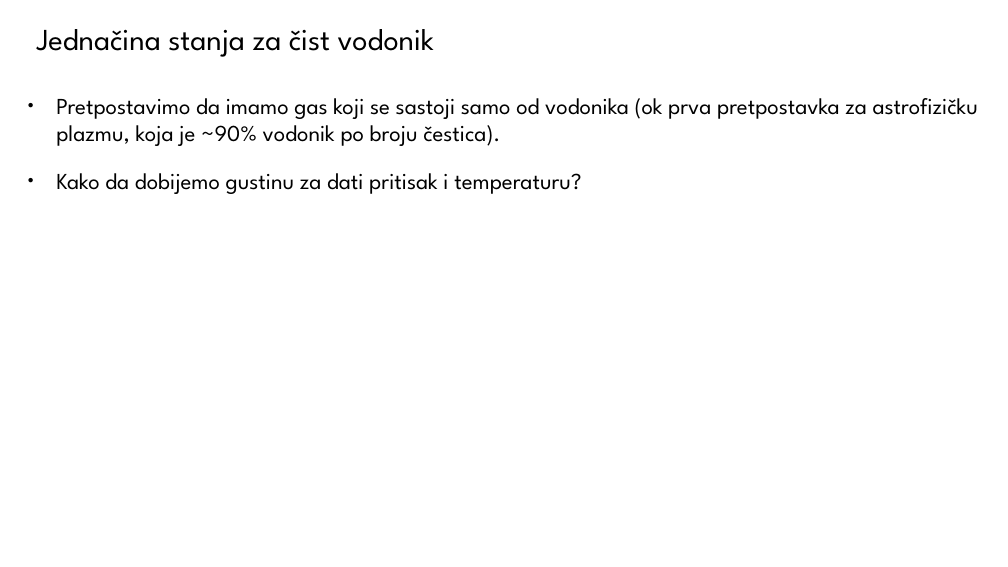
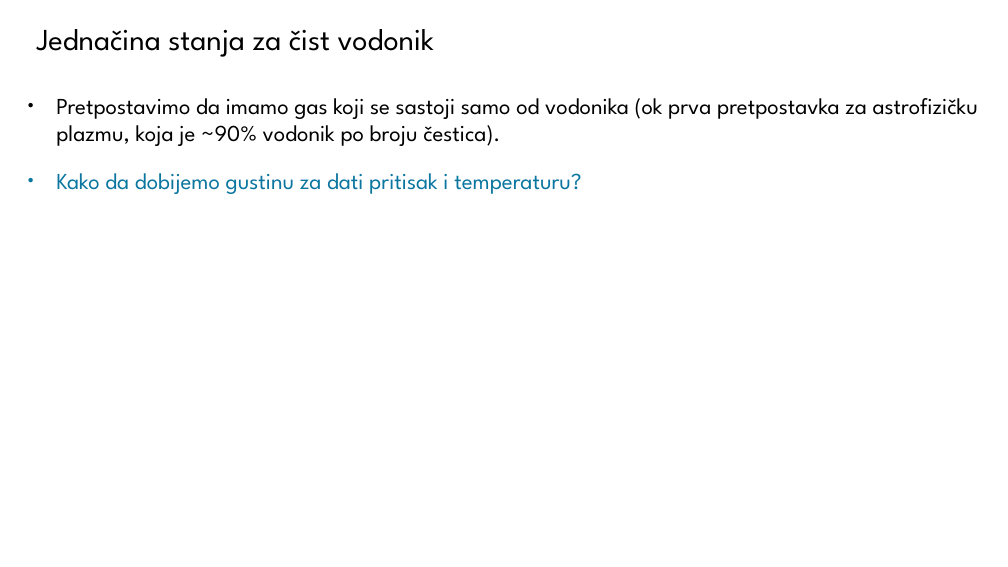
Before and after one commit to ivanzmilic/TZS_matf, a slide deck: slide 27 of Predavanja/Predavanje_03_04_Neprozracnost.pptx. Drawn at 1008x567 pixels with LibreOffice and Linux fonts; fonts in the diff are those of the drawing. Boxes give left, top, right and bottom in pixels: in the first picture for what was removed or moved away, otherwise in the second. Text is boxed around its words. In the diff, an @@ line names an element or a change of style, - is before the commit and + after.

```diff
--- a/Predavanja/Predavanje_03_04_Neprozracnost.pptx
+++ b/Predavanja/Predavanje_03_04_Neprozracnost.pptx
@@ text at bbox=[56, 173, 581, 194]: text colour #000000 to #0B76A0 in "Kako da dobijemo gustinu za dati pritisak ..." @@
```
Also in this commit, not shown: 9 other slides changed, 2 other files.
